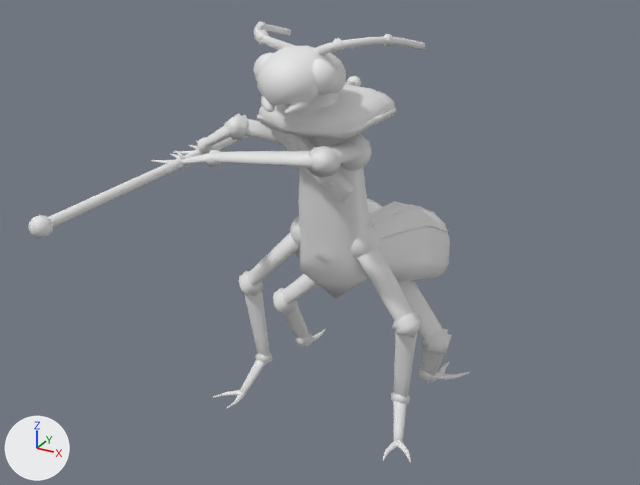
What one commit did to the glTF model wings/chitin/models/usher.glb.
Camera for both pictures: a 50 mm camera at (2.04, -3.87, 1.78) aimed at (-0.05, -0.06, -0.12). The axes (+X, +Y, +Z) are drawn at lower left. The lights are the same throughout. The older version comes first. Vertices at exactly the same position are counted once.

The first picture shows 'usher'.
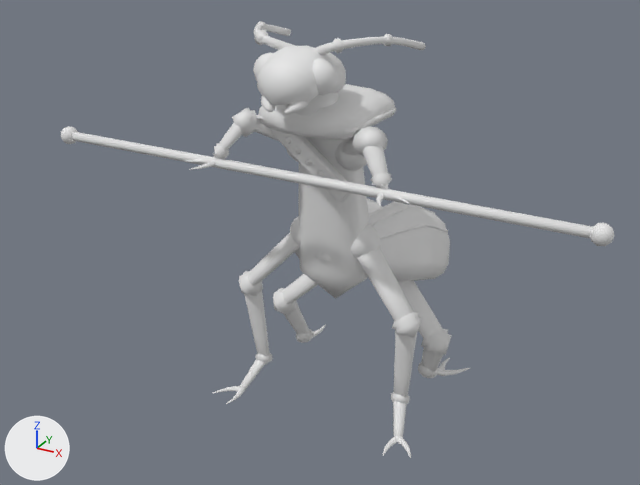
Edits to the bpy script that builds the scene:
```text
Change me_usher:
    used by ob_usher; location = (0.0, 0.0, 0.0)
    remove me_usher.from_pydata(...)  # 5305 vertices, 10292 faces; spans x -0.77..0.63, y -1.49..1.49, z -1.14..1.04
    add me_usher.from_pydata(...)  # 5305 vertices, 10292 faces; spans x -1.49..1.49, y -0.6..1.13, z -1.11..1.04
    me_usher part 1: the loose piece of 72 vertices spanning x -0.63..-0.49, y -0.32..-0.18, z -1.14..-1.11 is moved by (0.0, 0.0, 0.03)
    me_usher part 2: the loose piece of 72 vertices spanning x -0.52..-0.47, y -0.38..-0.19, z -1.14..-1.11 is moved by (0.0, 0.0, 0.03)
    me_usher part 3: the loose piece of 72 vertices spanning x -0.49..-0.42, y 0.5..0.72, z -1.14..-1.11 is moved by (0.0, 0.0, 0.03)
    me_usher part 4: the loose piece of 72 vertices spanning x 0.47..0.52, y -0.38..-0.19, z -1.14..-1.11 is moved by (0.0, 0.0, 0.03)
    me_usher part 5: the loose piece of 72 vertices spanning x 0.49..0.63, y -0.32..-0.18, z -1.14..-1.11 is moved by (0.0, 0.0, 0.03)
    me_usher part 6: the loose piece of 72 vertices spanning x 0.44..0.6, y 0.5..0.67, z -1.14..-1.11 is moved by (0.0, 0.0, 0.03)
    me_usher part 7: the loose piece of 72 vertices spanning x 0.42..0.49, y 0.5..0.72, z -1.14..-1.11 is moved by (0.0, 0.0, 0.03)
    me_usher part 8: the loose piece of 72 vertices spanning x -0.76..-0.6, y -0.32..-0.23, z 0.35..0.38 is turned 45 degrees about the z axis through its middle, then moved by (0.15, -0.16, 0.0)
    me_usher part 9: the loose piece of 72 vertices spanning x -0.76..-0.6, y -0.37..-0.28, z 0.35..0.38 is turned 45 degrees about the z axis through its middle, then moved by (0.19, -0.14, 0.0)
    me_usher part 10: the loose piece of 72 vertices spanning x -0.75..-0.59, y -0.5..-0.4, z 0.35..0.38 is turned 140.4 degrees about the z axis through its middle, then moved by (1.16, -0.02, 0.0)
    me_usher part 11: the loose piece of 72 vertices spanning x -0.77..-0.6, y -0.54..-0.46, z 0.35..0.38 is turned 140.4 degrees about the z axis through its middle, then moved by (1.21, 0.07, 0.0)
    me_usher part 12: the loose piece of 26 vertices spanning x -0.66..-0.59, y -0.49..-0.47, z 0.38..0.42 is turned 90 degrees about the z axis through its middle, then moved by (1.08, 0.08, 0.0)
    me_usher part 13: the loose piece of 22 vertices spanning x -0.64..-0.6, y -1.46..1.46, z 0.34..0.38 is turned -90 degrees about the z axis through its middle, then moved by (0.62, -0.4, 0.0)
    me_usher part 14: the loose piece of 42 vertices spanning x -0.67..-0.57, y -1.49..-1.39, z 0.31..0.41 is moved by (-0.82, 1.04, 0.0)
    me_usher part 15: the loose piece of 42 vertices spanning x -0.67..-0.57, y 1.39..1.49, z 0.31..0.41 is moved by (2.06, -1.84, 0.0)
    me_usher part 16: the loose piece of 42 vertices spanning x -0.52..-0.4, y -0.22..-0.03, z -1.14..-0.93 is scaled about its middle by (1, 1, 0.841), then moved by (0.0, 0.0, 0.01)
    me_usher part 17: the loose piece of 38 vertices spanning x -0.48..-0.36, y 0.35..0.45, z -1.1..-1.0 is moved by (0.0, 0.0, 0.03)
    me_usher part 18: 402 of 5305 vertices moved; they spanned x -0.64..0.28, y -0.58..-0.02, z 0.35..0.59 and now span x -0.48..0.48, y -0.43..-0.03, z 0.35..0.63; mean shift (0.3, 0.04, 0.02); largest move (-0.61, -0.46, 0.37) -> (0.48, -0.39, 0.36)
    me_usher part 19: 111 of the vertices in x 0.36..0.54, y 0.31..0.53, z -1.14..-0.82 are scaled about their middle by (0.997, 0.999, 0.926), then moved by (0.0, 0.0, 0.02)
    other edits to the shape of me_usher do not show in these pictures
```

Changed parts and their boxes [x1, y1, x2, y2] in the pictures (640 x 485 px; the box of a moved part takes in the faces that stretch with it):
'usher', reshaped (26% wider): before [29, 21, 470, 463]; after [61, 21, 615, 458]
part 1 of me_usher, moved or reshaped: before [213, 390, 240, 398]; after [213, 386, 241, 393]
part 2 of me_usher, moved or reshaped: before [226, 391, 246, 409]; after [226, 387, 245, 404]
part 3 of me_usher, moved or reshaped: before [312, 328, 326, 341]; after [313, 324, 326, 337]
part 4 of me_usher, moved or reshaped: before [382, 441, 398, 460]; after [383, 436, 398, 456]
part 5 of me_usher, moved or reshaped: before [398, 441, 411, 463]; after [398, 436, 411, 458]
part 6 of me_usher, moved or reshaped: before [441, 372, 470, 381]; after [443, 368, 470, 376]
part 7 of me_usher, moved or reshaped: before [439, 362, 450, 375]; after [439, 358, 450, 370]
part 8 of me_usher, moved or reshaped: before [188, 145, 198, 150]; after [185, 159, 205, 163]
part 9 of me_usher, moved or reshaped: before [174, 150, 195, 154]; after [189, 160, 216, 170]
part 10 of me_usher, moved or reshaped: before [170, 154, 180, 159]; after [376, 191, 385, 207]
part 11 of me_usher, moved or reshaped: before [151, 160, 173, 164]; after [392, 196, 410, 204]
part 12 of me_usher, moved or reshaped: before [175, 150, 185, 159]; after [380, 184, 385, 188]
part 13 of me_usher, moved or reshaped (mostly hidden): before [48, 81, 354, 227]; after [72, 132, 592, 238]
part 14 of me_usher, moved or reshaped: before [29, 215, 53, 238]; after [61, 127, 78, 144]
part 15 of me_usher, moved or reshaped: before [347, 76, 361, 86]; after [590, 223, 615, 246]
part 16 of me_usher, moved or reshaped: before [240, 359, 265, 394]; after [240, 359, 266, 390]
part 17 of me_usher, moved or reshaped: before [296, 333, 314, 347]; after [296, 329, 314, 343]
part 18 of me_usher, moved or reshaped: before [182, 113, 363, 178]; after [214, 108, 392, 189]
part 19 of me_usher, moved or reshaped: before [418, 347, 444, 383]; after [418, 347, 444, 378]
